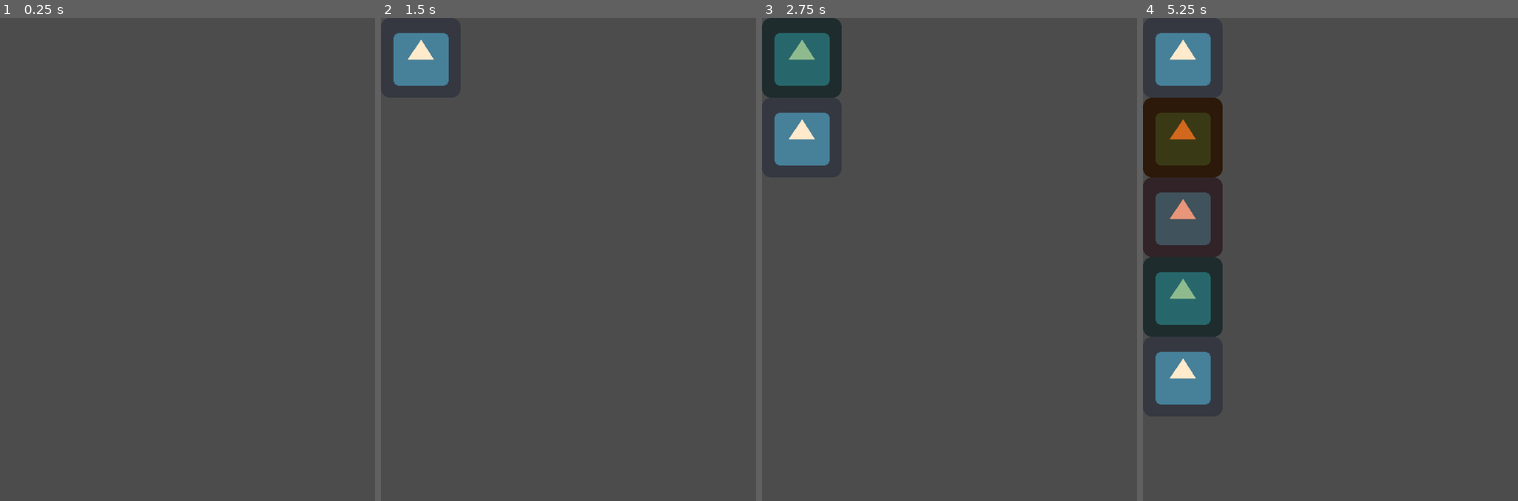
Above: before the commit, frames 1-4 (left to right).
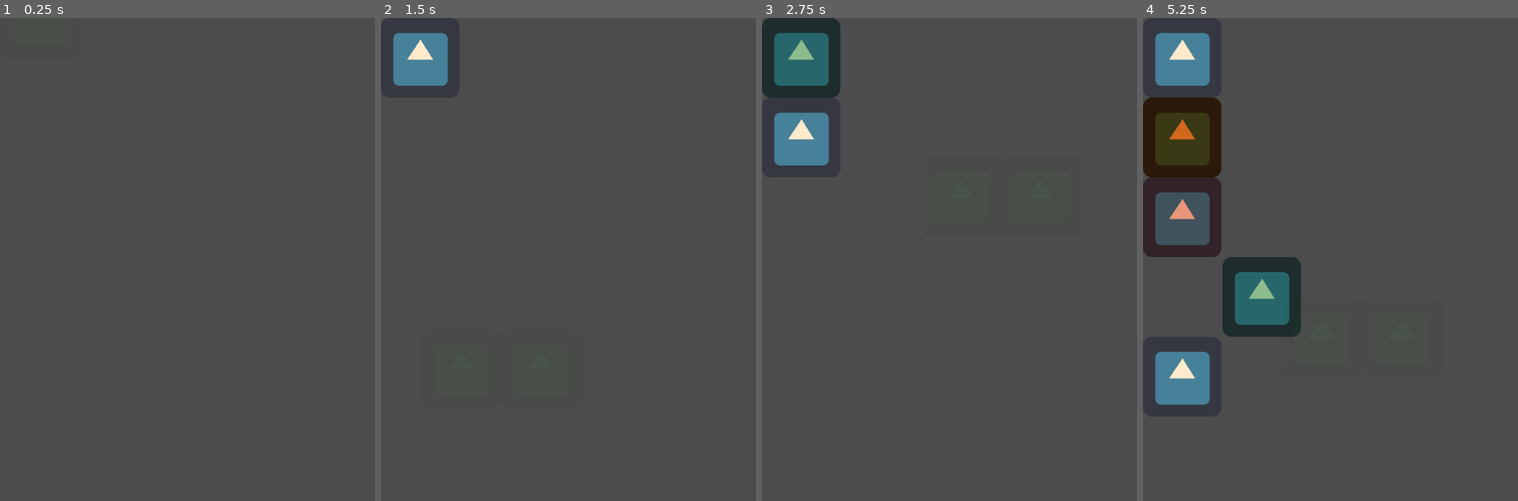
Above: after the commit, the same moments.

Repository: dalisaydavid/lineage-game-gwj24
Game: Godot game, scene res://Main.tscn
Two runs of this game, one before a commit and one after it. Both use one fixed random seed, a clock stepped at 60 frames per second and the inputs below. The engine's default icon, where the game draws it, is replaced by a stand-in: a white triangle on a blue panel in a dark square.
Inputs (mouse positions are in pixels of both pictures, inside the frame that each line leads up to):
- Up to frame 1 (0.25 s): no input
- Up to frame 2 (1.5 s): tap Enter at 0.5 s; move the mouse to (666, 302) at 0.52 s; tap E (choose, bound only after the commit) at 0.6, 1.35 s; tap Space at 1.25 s; move the mouse to (501, 370) at 1.27 s
- Up to frame 3 (2.75 s): move the mouse to (1002, 196) at 2.02 s; tap E (choose, bound only after the commit) at 2.1 s
- Up to frame 4 (5.25 s): tap Enter at 2.75, 4.25 s; move the mouse to (1323, 462) at 2.77 s; tap E (choose, bound only after the commit) every 0.75 s from 2.85 to 5.1 s; tap Space at 3.5 s; move the mouse to (1461, 433) at 3.52 s; move the mouse to (1221, 240) at 4.27 s; move the mouse to (1360, 336) at 5.02 s

The runs differ from the first frame. In frame 2, less than 0.1% of the frame differs, in the area x 7-19%, y 3-15%; in frame 3, 0.2%; in frame 4, 7.2%, in the area x 0-43%, y 3-81%.

Commit message:
Added a block chooser.

Diff:
--- a/Block.tscn
+++ b/Block.tscn
@@ -1,14 +1,26 @@
-[gd_scene load_steps=3 format=2]
+[gd_scene load_steps=4 format=2]
 
 [ext_resource path="res://icon.png" type="Texture" id=1]
 [ext_resource path="res://code/Block.gd" type="Script" id=2]
+
+[sub_resource type="RectangleShape2D" id=1]
+extents = Vector2( 56.9072, 52.4863 )
 
 [node name="Block" type="Node2D"]
 position = Vector2( 64, 64 )
 script = ExtResource( 2 )
 
 [node name="Sprite" type="Sprite" parent="."]
+position = Vector2( -1.00572, 0 )
+scale = Vector2( 0.984286, 1 )
 texture = ExtResource( 1 )
 
 [node name="DeleteTween" type="Tween" parent="."]
+
+[node name="Area2D" type="Area2D" parent="."]
+
+[node name="CollisionShape2D" type="CollisionShape2D" parent="Area2D"]
+shape = SubResource( 1 )
 [connection signal="tween_all_completed" from="DeleteTween" to="." method="_on_DeleteTween_tween_all_completed"]
+[connection signal="area_entered" from="Area2D" to="." method="_on_Area2D_area_entered"]
+[connection signal="area_exited" from="Area2D" to="." method="_on_Area2D_area_exited"]
--- /dev/null
+++ b/BlockChooser.tscn
@@ -0,0 +1,41 @@
+[gd_scene load_steps=5 format=2]
+
+[ext_resource path="res://icon.png" type="Texture" id=1]
+[ext_resource path="res://code/BlockChooser.gd" type="Script" id=2]
+
+[sub_resource type="RectangleShape2D" id=2]
+extents = Vector2( 26.3222, 22.6855 )
+
+[sub_resource type="RectangleShape2D" id=1]
+extents = Vector2( 21.985, 22.0823 )
+
+[node name="BlockChooser" type="Node2D"]
+script = ExtResource( 2 )
+
+[node name="LeftChooser" type="Node2D" parent="."]
+position = Vector2( -64, 0 )
+
+[node name="Sprite" type="Sprite" parent="LeftChooser"]
+modulate = Color( 0.12549, 1, 0, 0.0392157 )
+texture = ExtResource( 1 )
+
+[node name="Area2D" type="Area2D" parent="LeftChooser" groups=[
+"chooser",
+]]
+
+[node name="CollisionShape2D" type="CollisionShape2D" parent="LeftChooser/Area2D"]
+shape = SubResource( 2 )
+
+[node name="RightChooser" type="Node2D" parent="."]
+position = Vector2( 64, 0 )
+
+[node name="Sprite" type="Sprite" parent="RightChooser"]
+modulate = Color( 0.12549, 1, 0, 0.0392157 )
+texture = ExtResource( 1 )
+
+[node name="Area2D" type="Area2D" parent="RightChooser" groups=[
+"chooser",
+]]
+
+[node name="CollisionShape2D" type="CollisionShape2D" parent="RightChooser/Area2D"]
+shape = SubResource( 1 )
--- a/Main.tscn
+++ b/Main.tscn
@@ -1,7 +1,10 @@
-[gd_scene load_steps=2 format=2]
+[gd_scene load_steps=3 format=2]
 
 [ext_resource path="res://Puzzle.tscn" type="PackedScene" id=1]
+[ext_resource path="res://BlockChooser.tscn" type="PackedScene" id=2]
 
 [node name="Main" type="Node2D"]
 
 [node name="Puzzle" parent="." instance=ExtResource( 1 )]
+
+[node name="BlockChooser" parent="." instance=ExtResource( 2 )]
--- a/code/Block.gd
+++ b/code/Block.gd
@@ -10,6 +10,7 @@
 const HIT_BOTTOM_COLOR = Color.darkred
 
 var has_hit_bottom = false
+var is_highlighted = false
 
 func _ready():
 	randomize()
@@ -55,3 +56,18 @@
 
 func _on_DeleteTween_tween_all_completed():
 	queue_free()
+
+func highlight(on):
+	if on and not has_hit_bottom:
+		$Sprite.modulate.a = 0.5
+	else:
+		$Sprite.modulate.a = 1.0
+
+func _on_Area2D_area_exited(area):
+	if area.is_in_group('chooser'):
+		highlight(false)
+
+
+func _on_Area2D_area_entered(area):
+	if area.is_in_group('chooser'):
+		highlight(true)
--- /dev/null
+++ b/code/BlockChooser.gd
@@ -0,0 +1,27 @@
+extends Node2D
+
+# Called when the node enters the scene tree for the first time.
+func _ready():
+	set_process_input(true)
+
+func _input(event):
+	if event.is_action_released('choose'):
+		choose()
+
+func choose(pixel_difference=128):
+	var left_chooser_areas = $LeftChooser/Area2D.get_overlapping_areas()
+	var right_chooser_areas = $RightChooser/Area2D.get_overlapping_areas()
+
+	if left_chooser_areas.size() <= 0 and right_chooser_areas.size() <= 0:
+		return
+
+	if left_chooser_areas.size() > 0:
+		var left_block = left_chooser_areas[0].get_parent()
+		left_block.global_position.x += pixel_difference
+	if right_chooser_areas.size() > 0:
+		var right_block = right_chooser_areas[0].get_parent()
+		right_block.global_position.x -= pixel_difference
+
+# Called every frame. 'delta' is the elapsed time since the previous frame.
+func _process(delta):
+	global_position = get_global_mouse_position()
--- a/code/Puzzle.gd
+++ b/code/Puzzle.gd
@@ -4,7 +4,7 @@
 var height = 5
 var blocks = []
 var block_scene = load("res://Block.tscn")
-
+var block_chooser = null;
 # Called when the node enters the scene tree for the first time.
 func _ready():
 	#add_block(0,0)
@@ -90,7 +90,7 @@
 	block.delete()
 
 func find_matches():
-	var matching_blocks = []
+	var matching_blocks = {}
 	for block in blocks:
 		if not block.has_hit_bottom:
 			continue
@@ -107,12 +107,20 @@
 
 			if block.get_color() == other_block.get_color():
 				if not block in matching_blocks:
-					matching_blocks.append(block)
-				if not other_block in matching_blocks:
-					matching_blocks.append(other_block)
+					matching_blocks[block] = [other_block]
+				else:
+					if not other_block in matching_blocks[block]:
+						matching_blocks[block].append(other_block)
 
+	# For every color-matching block...
+	# Look to see if there's 3 or more attached.
+	# If there are, than delete them all. Otherwise, don't delete them.
 	for block in matching_blocks:
-		delete_block(block)
+		var touching_blocks = matching_blocks[block]
+		if touching_blocks.size() > 1:
+			for touching_block in touching_blocks:
+				delete_block(touching_block)
+			delete_block(block)
 
 
 func _on_TickTimer_timeout():
--- a/project.godot
+++ b/project.godot
@@ -24,6 +24,14 @@
 window/size/width=640
 window/size/height=1024
 
+[input]
+
+choose={
+"deadzone": 0.5,
+"events": [ Object(InputEventKey,"resource_local_to_scene":false,"resource_name":"","device":0,"alt":false,"shift":false,"control":false,"meta":false,"command":false,"pressed":false,"scancode":69,"unicode":0,"echo":false,"script":null)
+ ]
+}
+
 [rendering]
 
 environment/default_environment="res://default_env.tres"
